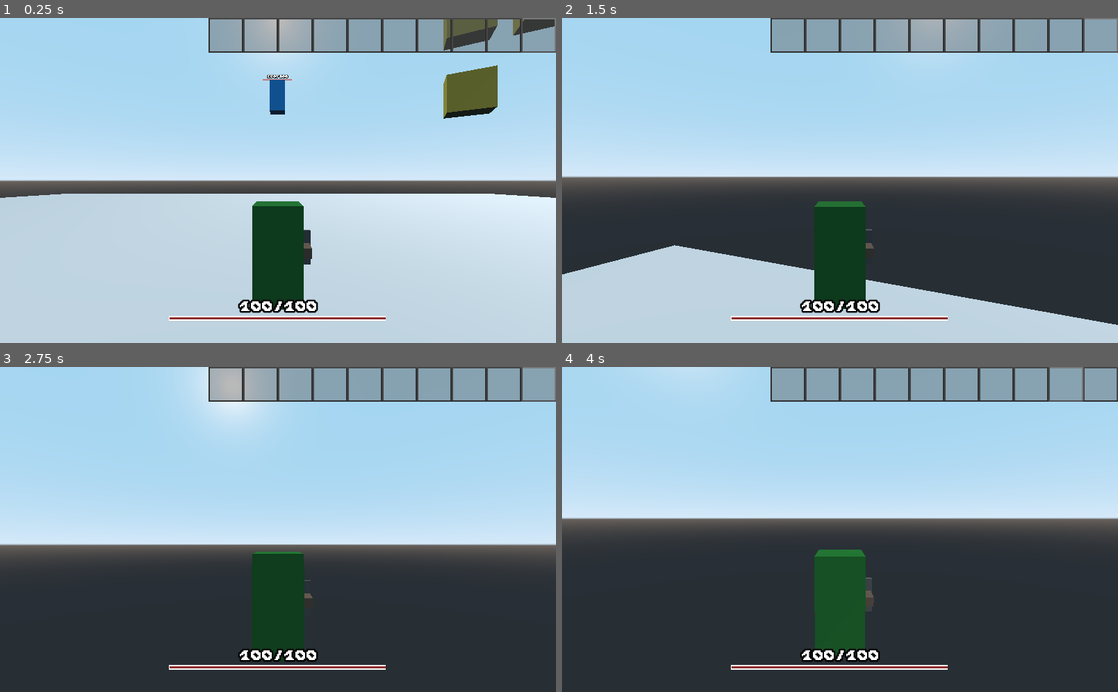
Above: before the commit, frames 1-4 (two rows, left to right).
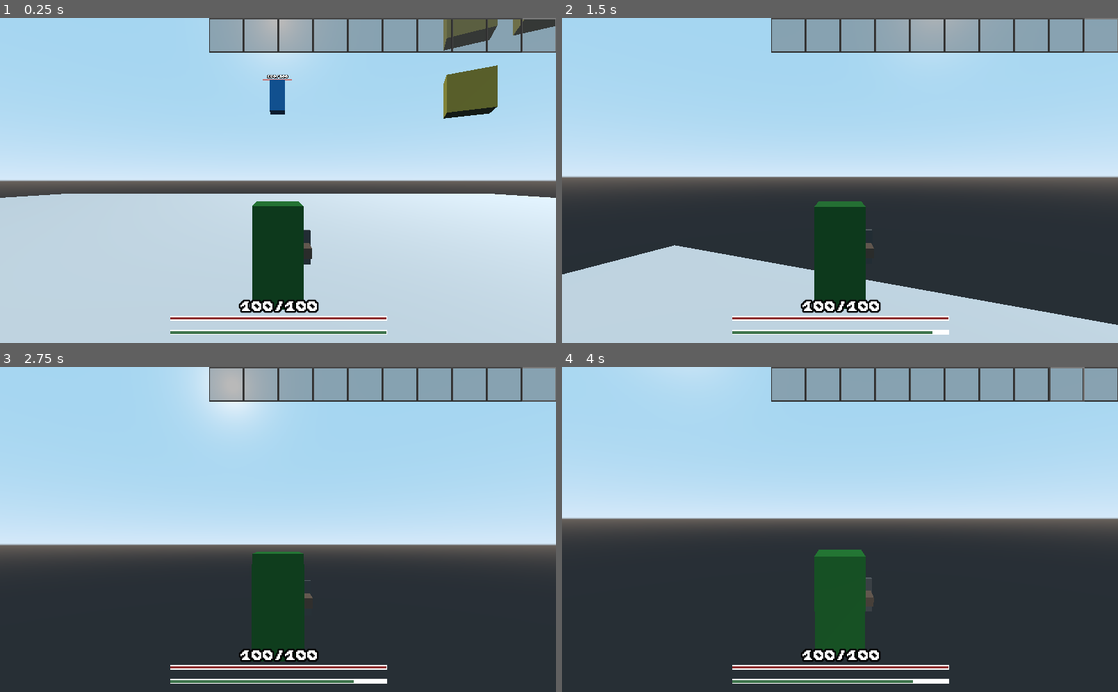
Above: after the commit, the same moments.

Repository: AlaskanGopher/GopherRPG3D
Game: Godot game, scene res://MainScene/InGame.tscn
The game is run twice, just before and just after one commit, with the same random seed, the same clock (stepped at 60 frames per second) and the same inputs.
Inputs (mouse positions are in pixels of both pictures, inside the frame that each line leads up to):
- Up to frame 1 (0.25 s): no input
- Up to frame 2 (1.5 s): tap Enter at 0.5 s; move the mouse to (867, 180) at 0.52 s; hold Shift (movement_run) 0.53-1.28 s; hold W (movement_up) from 0.53 s (still down); click (867, 180) at 0.67 s; tap Space (movement_jump) at 0.77, 0.8, 1.07, 1.35 s; move the mouse to (812, 180) at 1.27 s
- Up to frame 3 (2.75 s): keep holding W (movement_up); tap Space (movement_jump) at 1.52, 1.82, 2.3 s; tap Shift (movement_run) at 1.55 s; move the mouse to (289, 523) at 2.02 s; hold Shift (movement_run) from 2.03 s (still down)
- Up to frame 4 (4 s): keep holding W (movement_up); move the mouse to (834, 536) at 2.77 s; release Shift (movement_run) at 2.78 s; tap 0 at 2.85 s; click (834, 536) at 2.92 s; tap Space (movement_jump) at 3.02, 3.32, 3.5 s; tap Shift (movement_run) at 3.05 s; move the mouse to (878, 532) at 3.52 s; hold Space (movement_jump) from 3.53 s (still down); tap 9 at 3.6 s

The runs differ from the first frame. In frame 1, 0.9% of the frame differs, in the area x 30-100%, y 0-98%; in frame 2, 0.9%; in frame 3, 0.9%; in frame 4, 0.9%.

Commit message:
Stamina added

Diff:
--- a/source/HUD/HUD.tscn
+++ b/source/HUD/HUD.tscn
@@ -1,12 +1,20 @@
-[gd_scene load_steps=5 format=2]
+[gd_scene load_steps=7 format=2]
 
-[ext_resource path="res://Entities/HP Bar.tscn" type="PackedScene" id=1]
+[ext_resource path="res://Resources/Fonts/Scream When You're Ready to Die.ttf" type="DynamicFontData" id=1]
 [ext_resource path="res://HUD/HUD_Script.gd" type="Script" id=2]
 [ext_resource path="res://Resources/Hotbar/Selected.png" type="Texture" id=3]
 [ext_resource path="res://HUD/Hotbar.gd" type="Script" id=4]
+[ext_resource path="res://Entities/HP Bar.tscn" type="PackedScene" id=5]
+
+[sub_resource type="DynamicFont" id=1]
+size = 83
+outline_size = 24
+outline_color = Color( 0, 0, 0, 0.462745 )
+font_data = ExtResource( 1 )
 
 [node name="HUD" type="Control"]
-margin_right = 1024.0
+margin_left = 1.0
+margin_right = 1025.0
 margin_bottom = 600.0
 size_flags_horizontal = 3
 size_flags_vertical = 3
@@ -39,13 +47,77 @@
 "_edit_use_anchors_": false
 }
 
-[node name="HP Bar" parent="." instance=ExtResource( 1 )]
+[node name="HP Bar" parent="." instance=ExtResource( 5 )]
 anchor_left = 0.5
 anchor_top = 1.0
 anchor_right = 0.5
-margin_left = -201.0
+margin_left = -200.0
 margin_top = -100.0
-margin_right = 199.0
+margin_right = 200.0
 margin_bottom = 0.0
 size_flags_horizontal = 3
 size_flags_vertical = 3
+
+[node name="Stamina Bar" type="Control" parent="."]
+anchor_left = 0.5
+anchor_top = 1.0
+anchor_right = 0.5
+anchor_bottom = 1.0
+margin_left = -200.0
+margin_top = -40.0
+margin_right = 200.0
+__meta__ = {
+"_edit_use_anchors_": false
+}
+
+[node name="BarContainer" type="ColorRect" parent="Stamina Bar"]
+anchor_left = 0.5
+anchor_top = 0.5
+anchor_right = 0.5
+anchor_bottom = 0.5
+margin_left = -200.0
+margin_top = -4.5
+margin_right = 200.0
+margin_bottom = 4.5
+size_flags_horizontal = 3
+__meta__ = {
+"_edit_use_anchors_": false
+}
+
+[node name="InnerBar" type="ColorRect" parent="Stamina Bar/BarContainer"]
+anchor_left = 0.5
+anchor_top = 0.5
+anchor_right = 0.5
+anchor_bottom = 0.5
+margin_left = -199.0
+margin_top = -2.5
+margin_right = 199.0
+margin_bottom = 2.5
+color = Color( 0.243137, 0.454902, 0.298039, 1 )
+__meta__ = {
+"_edit_use_anchors_": false
+}
+
+[node name="Label" type="Label" parent="."]
+visible = false
+anchor_left = 0.5
+anchor_top = 0.5
+anchor_right = 0.5
+anchor_bottom = 0.5
+margin_left = -279.5
+margin_top = -41.5
+margin_right = 279.5
+margin_bottom = 41.5
+custom_fonts/font = SubResource( 1 )
+text = "Wasted"
+
+[node name="ColorRect" type="ColorRect" parent="."]
+visible = false
+margin_right = 1024.0
+margin_bottom = 600.0
+size_flags_horizontal = 3
+size_flags_vertical = 3
+color = Color( 0, 0, 0, 0.4 )
+__meta__ = {
+"_edit_use_anchors_": false
+}
--- a/source/HUD/HUD_Script.gd
+++ b/source/HUD/HUD_Script.gd
@@ -3,7 +3,9 @@
 export var MAX_HEALTH : int = 100
 
 var hp : int = MAX_HEALTH
+var stamina := 1.0
 
 func _process(_delta):
-	$"HP Bar/Label".text = str(MAX_HEALTH, '/', hp)
+	$"HP Bar/Label".text = str(hp, '/', MAX_HEALTH)
 	$"HP Bar/BarContainer/InnerBar".rect_scale.x = float(hp)/float(MAX_HEALTH)
+	$"Stamina Bar/BarContainer/InnerBar".rect_scale.x = stamina
--- a/source/Player/PlayerController.gd
+++ b/source/Player/PlayerController.gd
@@ -1,18 +1,23 @@
 extends KinematicBody
 
-export var MAX_HEALTH            : float = 100
+export var MAX_HEALTH            : int = 100
 export var THIRD_PERSON_DISTANCE : float = 5
 export var WALKING_ACCELERATION  : float = 100
 export var RUNNING_ACCELERATION  : float = 160
 export var MAX_WALKING_SPEED     : float = 25
 export var MAX_RUNNING_SPEED     : float = 40
+export var RUNNING_STAMINA       : float = .1
+export var STAMINA_REGEN_TIME    : float = 2
 export var FRICTION              : float = .1
 export var DRAG                  : float = .1
 export var GRAVITY               : float = 2
 export var TERMINAL_VELOCITY     : float = 12
 export var JUMP_STRENGTH         : float = 30
+export var FALL_DAMAGE_THRESHOLD : float = 75
 
 var hp := MAX_HEALTH
+var stamina := 1.0
+var staminaCooldown := 0.0
 
 var velocity := Vector3()
 var airTime := 0.0
@@ -42,27 +47,48 @@
 	input_vector.z = Input.get_action_strength("movement_down") - Input.get_action_strength("movement_up")
 	input_vector = input_vector.normalized().rotated(Vector3(0,1,0), rotation.y)
 	if Input.is_action_pressed("movement_run"):
-		acceleration += Vector3().move_toward(input_vector * MAX_RUNNING_SPEED, RUNNING_ACCELERATION * delta)
+		if stamina > 0:
+			acceleration += Vector3().move_toward(input_vector * MAX_RUNNING_SPEED, RUNNING_ACCELERATION * delta)
+			stamina = clamp(stamina - (RUNNING_STAMINA * delta) * abs(Input.get_action_strength("movement_down") - Input.get_action_strength("movement_up")), 0, 1)
+			if stamina != $HUD.stamina: staminaCooldown = 0.0
+		else:
+			stamina = -1
 	else:
 		acceleration += Vector3().move_toward(input_vector * MAX_WALKING_SPEED, WALKING_ACCELERATION * delta)
 
 	if is_on_floor():
 		airTime = 0
-
 		acceleration.x -= velocity.x * FRICTION
 		acceleration.z -= velocity.z * FRICTION
-
-		if Input.is_action_pressed("movement_jump"):
+		acceleration.y -= .0001
+		if Input.is_action_pressed("movement_jump") and velocity.y < 1:
 			acceleration.y += JUMP_STRENGTH
 	else:
 		airTime += delta
-
 		acceleration.x -= velocity.x * DRAG
 		acceleration.z -= velocity.z * DRAG
 
 	acceleration.y -= GRAVITY * airTime
 	velocity += acceleration
+	var lastVelocity = velocity
 	velocity = move_and_slide(velocity, Vector3(0, 1, 0));
+
+	if $HUD.stamina == stamina or stamina < 0:
+		staminaCooldown += delta
+		if staminaCooldown >= STAMINA_REGEN_TIME:
+			stamina += delta/10
+
+	$HUD.stamina = max(0, stamina)
+	print(stamina)
+	if (airTime != 0 and is_on_floor()):
+
+		if (-lastVelocity.y > FALL_DAMAGE_THRESHOLD):
+			hp -= (-lastVelocity.y-FALL_DAMAGE_THRESHOLD)/2
+			hp = clamp(hp, 0, MAX_HEALTH)
+			$HUD.hp = hp
+			if hp == 0:
+				$HUD/ColorRect.visible = true
+				$HUD/Label.visible = true
 
 func _input(event):
 	if event is InputEventMouseButton:
